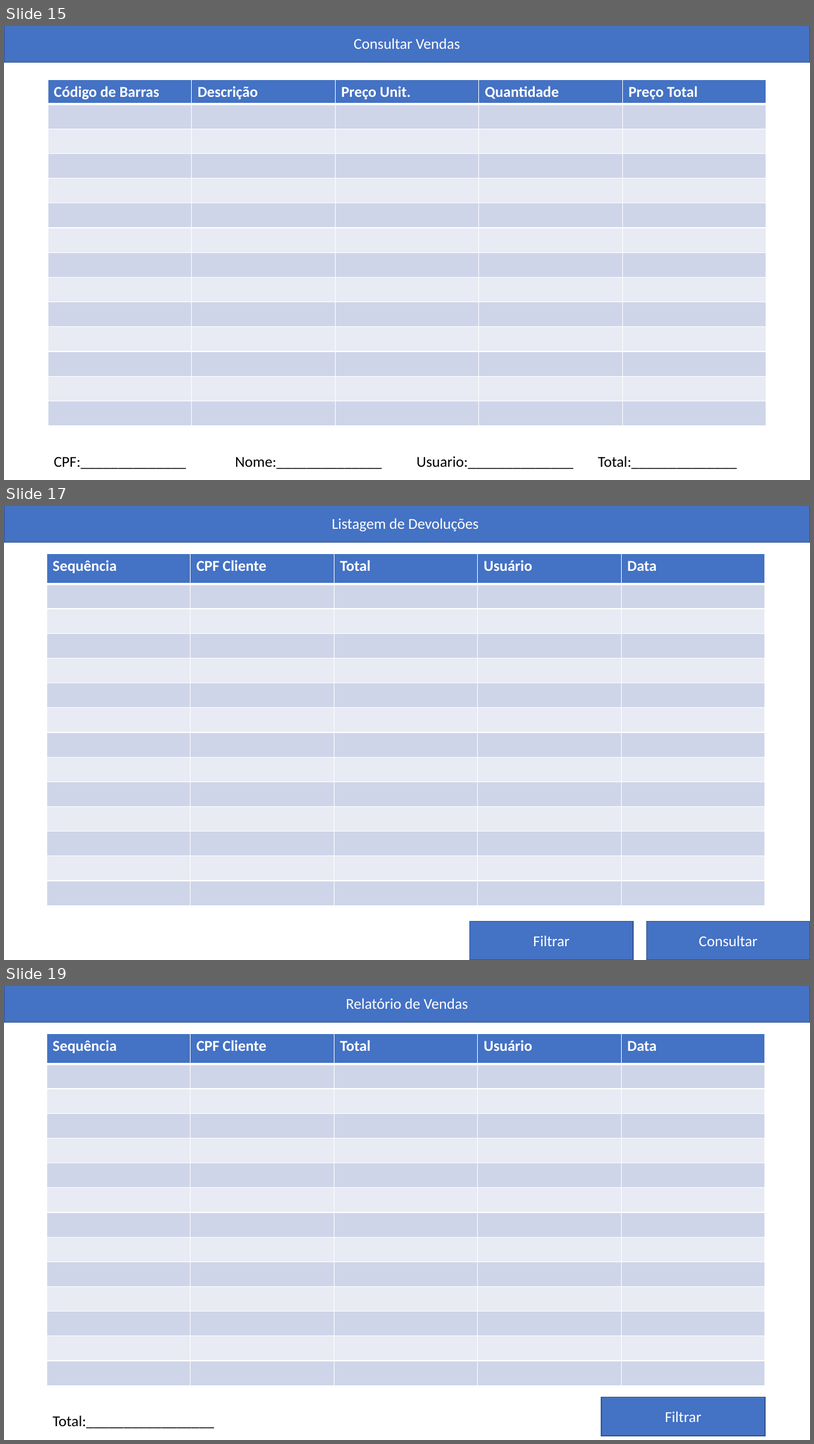
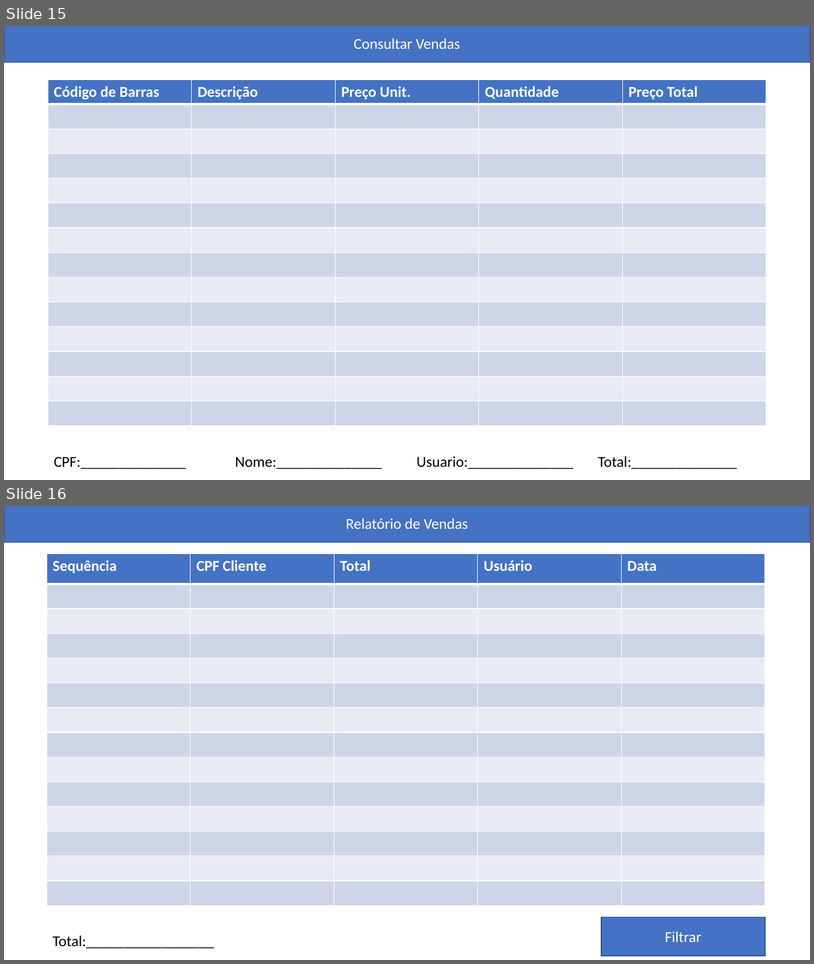
Before and after one commit to Erhoz/restApi, a slide deck: Telas Trabalhos PWEB.pptx. Shown one above the other, each under a label of ours: slides 15, 17 and 19 before the commit, slides 15 and 16 after it; the slides between them are not shown. The pictures are 814x1444 and 814x964 pixels, drawn with LibreOffice and Linux fonts; fonts in the diff are those of the drawing. Boxes give left, top, right and bottom in pixels: in the first picture for what was removed or moved away, otherwise in the second. Text is boxed around its words. In the diff, an @@ line names an element or a change of style, - is before the commit and + after.

```diff
--- a/Telas Trabalhos PWEB.pptx
+++ b/Telas Trabalhos PWEB.pptx
@@ slide 17 removed at [4,506,810,960], background #FFFFFF @@
@@ rectangle removed at [4,506,810,542] @@
-Listagem de Devoluções
@@ table removed at [47,554,767,906], 14 rows, 5 columns @@
-Sequência | CPF Cliente | Total | Usuário | Data
- |  |  |  | 
- |  |  |  | 
- |  |  |  | 
- |  |  |  | 
- |  |  |  | 
- |  |  |  | 
- |  |  |  | 
- |  |  |  | 
- |  |  |  | 
- |  |  |  | 
- |  |  |  | 
- |  |  |  | 
- |  |  |  | 
@@ rectangle removed at [470,921,634,960] @@
-Filtrar
@@ rectangle removed at [647,921,810,960] @@
-Consultar
@@ what was slide 19 is now slide 16 @@
```
Also in this commit, not shown: 3 slides changed, 3 other slides removed.
